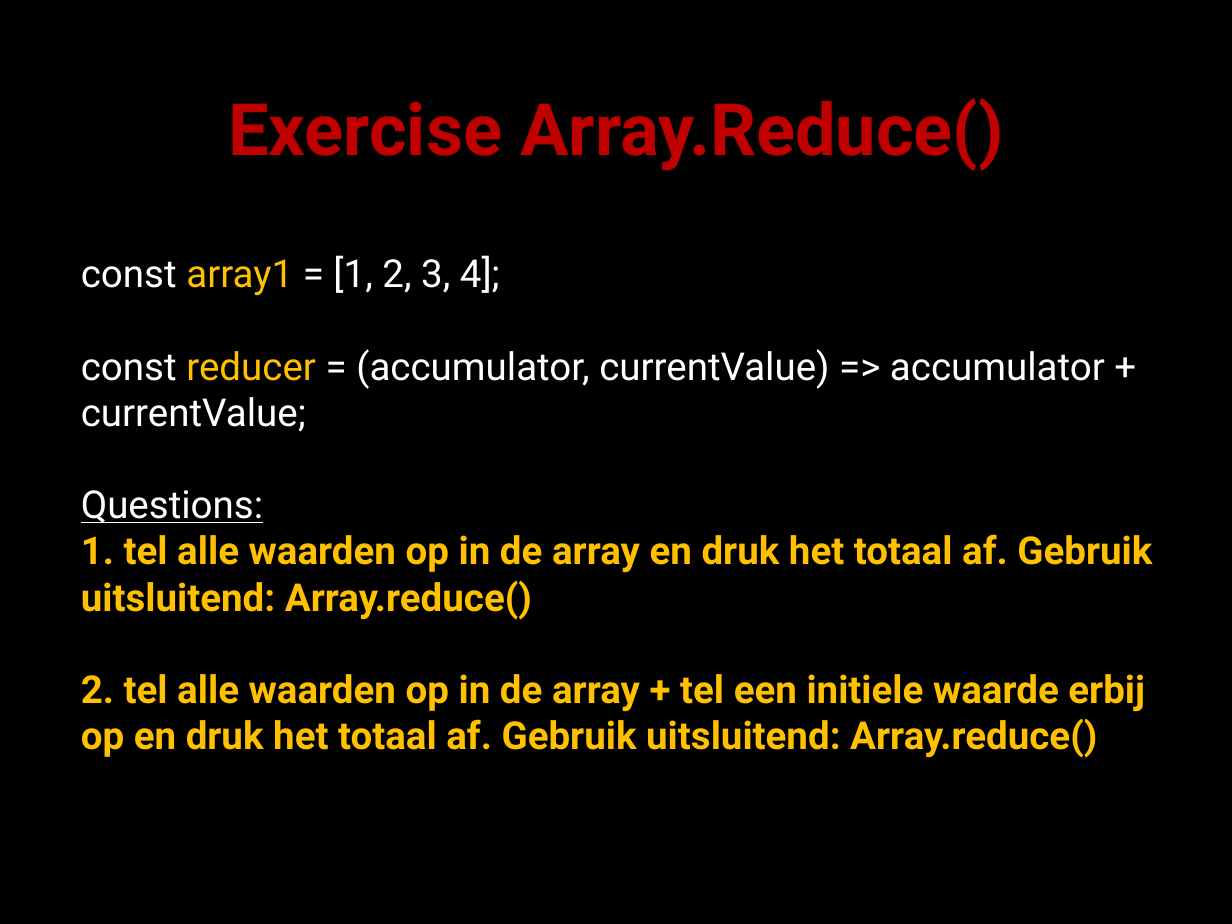
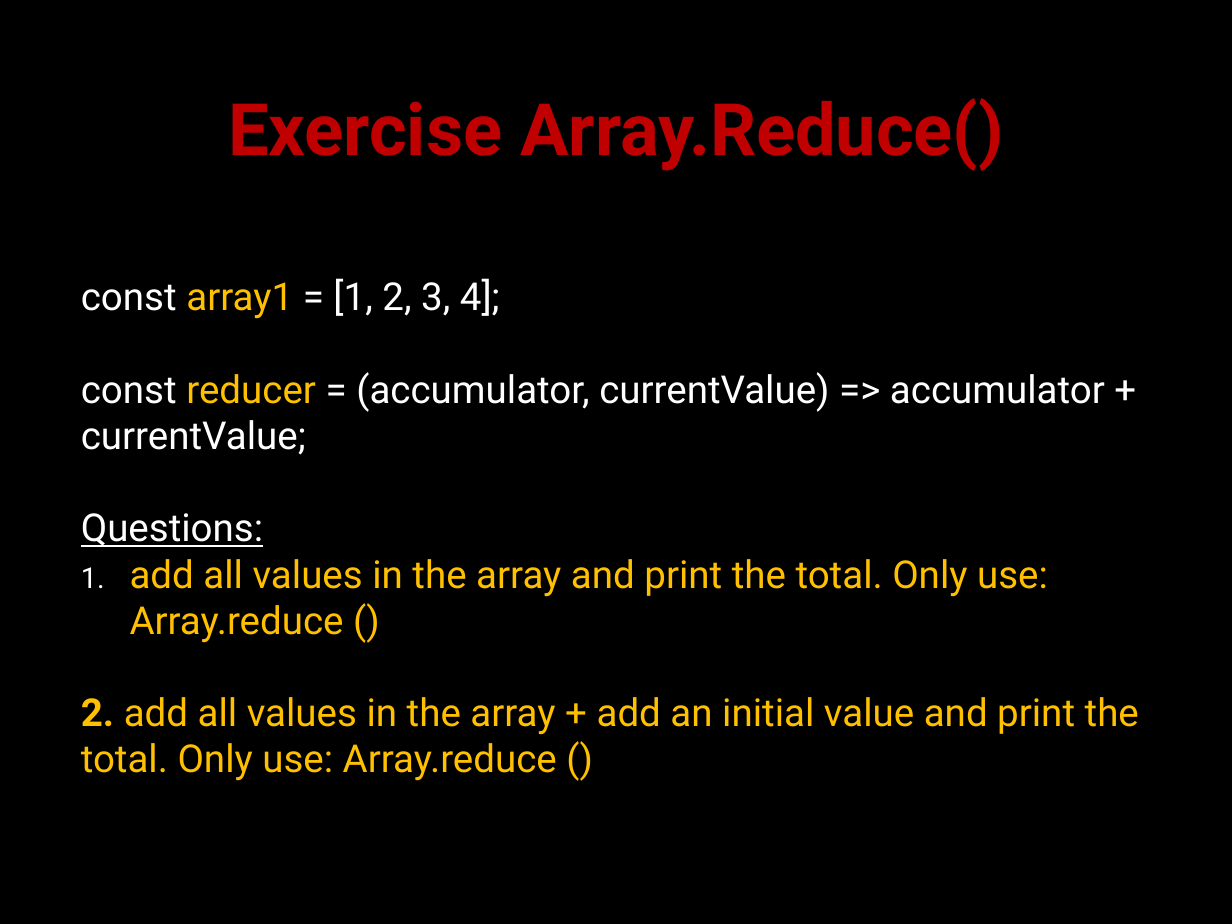
Before and after one commit to petereijgermans11/frontend-cursus, a slide deck: slide 26 of frontend-cursus/ 5 - Functional programmming.pptx. Drawn at 1232x924 pixels with LibreOffice and Linux fonts; fonts in the diff are those of the drawing. Boxes give left, top, right and bottom in pixels: in the first picture for what was removed or moved away, otherwise in the second. Text is boxed around its words. In the diff, an @@ line names an element or a change of style, - is before the commit and + after.

```diff
--- a/frontend-cursus/ 5 - Functional programmming.pptx
+++ b/frontend-cursus/ 5 - Functional programmming.pptx
@@ text at [81,559,1139,781]: text changed; bold off @@
-1. tel alle waarden op in de array en druk het totaal af. Gebruik uitsluitend: Array.reduce()
-2. tel alle waarden op in de array + tel een initiele waarde erbij op en druk het totaal af. Gebruik uitsluitend: Array.reduce()
+1. add all values in the array and print the total. Only use: Array.reduce ()
+2. add all values in the array + add an initial value and print the total. Only use: Array.reduce ()
```
Also in this commit, not shown: 2 other files.
